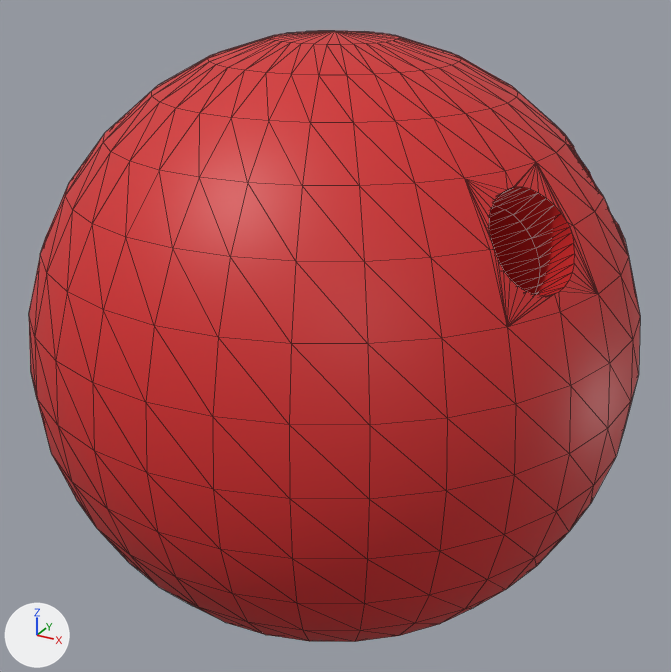
The glTF model BaseFramework 3D/Asset/Models/Chara/PlayerBall/bowling_ball.gltf, before and after one commit.
Camera for both pictures: a 50 mm lens placed at (0.1485, -0.2694, 0.1348), pointed at (0.0003, 0.0001, 0.0). The axes (+X, +Y, +Z) are drawn at lower left. The lights are the same throughout. The older version comes first. Mesh edges are drawn as thin lines.

Names of what the first picture shows: 'bowling_ball'.
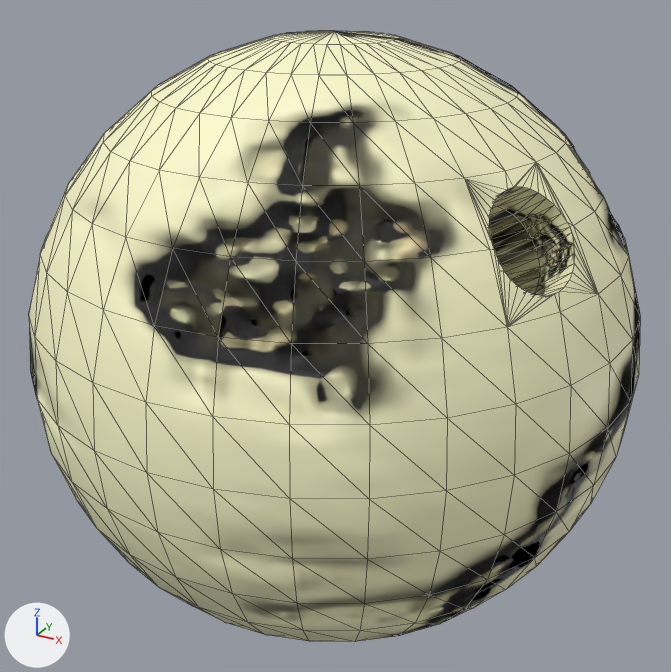
Location of each change, (x1, y1, x2, y2) in pixels of the pictures (671 x 672 px):
'bowling_ball', surface changed (red to beige)
    both: (29, 31, 640, 642)

Edits to the bpy script that builds the scene:
```text
Add img_marbleyellow:
    img_marbleyellow = load_image('MarbleYellow', 'MarbleYellow.png', 128, 128, 'sRGB')
Add img_marbleyellow_normal:
    img_marbleyellow_normal = load_image('MarbleYellow_Normal', 'MarbleYellow_Normal.png', 128, 128, 'Non-Color')
Change mat_red:
    where n0 = _N.new('ShaderNodeBsdfPrincipled'); n0.name = 'Principled BSDF'
    remove n0.inputs[0].default_value = (0.658, 0.0242, 0.0252, 1.0)  # 'Base Color', red #d42b2c
    add n2 = _N.new('ShaderNodeTexImage'); n2.name = 'Image Texture'
    add n2.image = img_marbleyellow
    add n3 = _N.new('ShaderNodeNormalMap'); n3.name = 'Normal Map'
    add n3.uv_map = 'UVMap'
    add n4 = _N.new('ShaderNodeTexImage'); n4.name = 'Image Texture.001'
    add n4.image = img_marbleyellow_normal
    add _L.new(n2.outputs[0], n0.inputs[0])  # 'Color' to 'Base Color'
    add _L.new(n3.outputs[0], n0.inputs[5])  # 'Normal' to 'Normal'
    add _L.new(n4.outputs[0], n3.inputs[1])  # 'Color' to 'Color'
```
